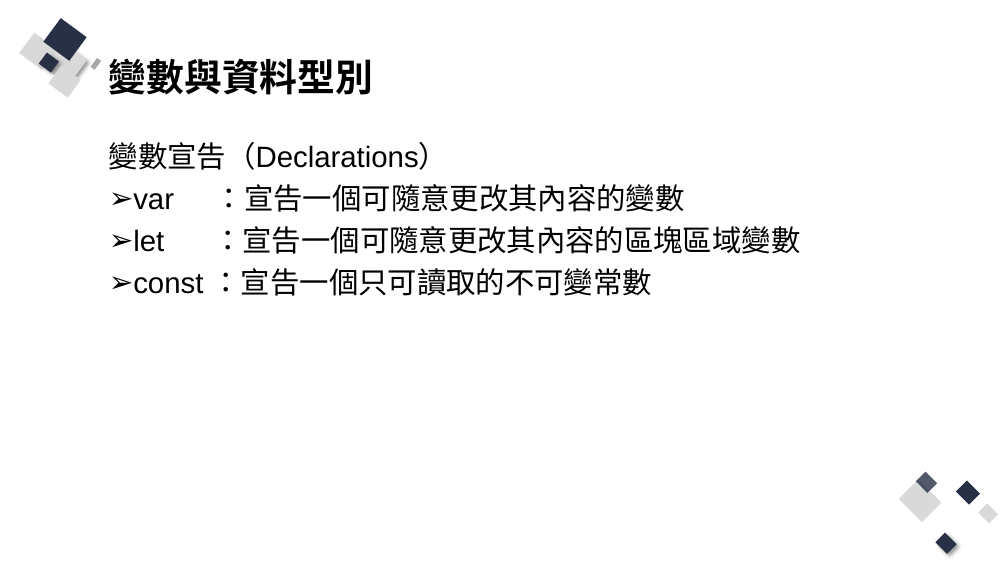
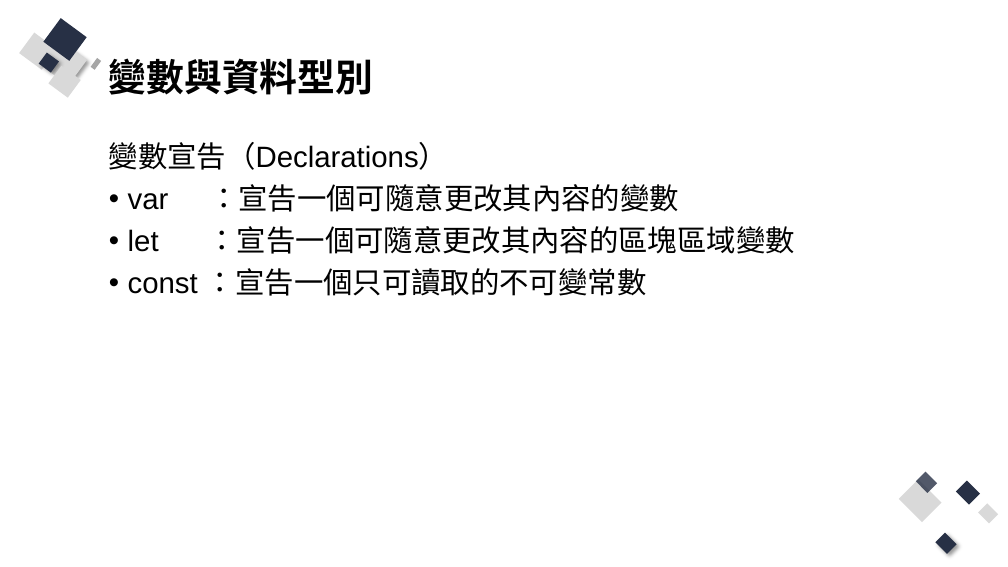
Before and after one commit to Q81JIAXIONG/-, a slide deck: slide 5 of 投影片/6.實作-帳號註冊、登入網頁前端防呆與提示.pptx. Drawn at 1008x567 pixels with LibreOffice and Linux fonts; fonts in the diff are those of the drawing. Boxes give left, top, right and bottom in pixels: in the first picture for what was removed or moved away, otherwise in the second. Text is boxed around its words. In the diff, an @@ line names an element or a change of style, - is before the commit and + after.

```diff
--- a/投影片/6.實作-帳號註冊、登入網頁前端防呆與提示.pptx
+++ b/投影片/6.實作-帳號註冊、登入網頁前端防呆與提示.pptx
@@ text at (128, 184, 795, 296): bullet ➢ to • @@
```
Also in this commit, not shown: 6 other slides changed, 7 slides added, 2 slides removed, 15 other files.
